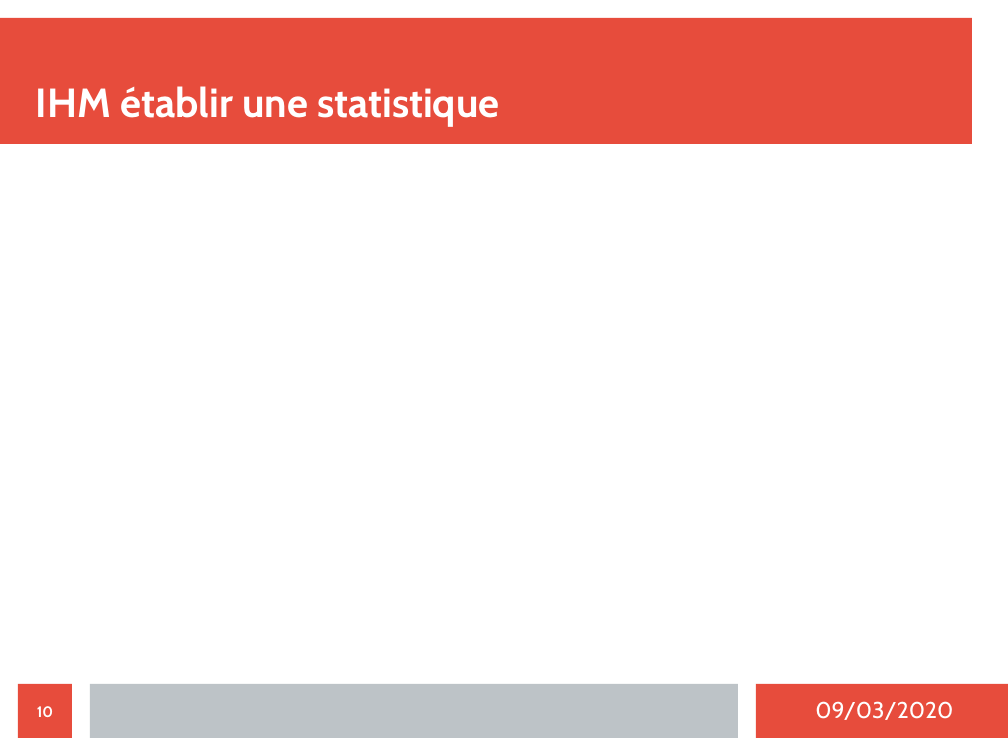
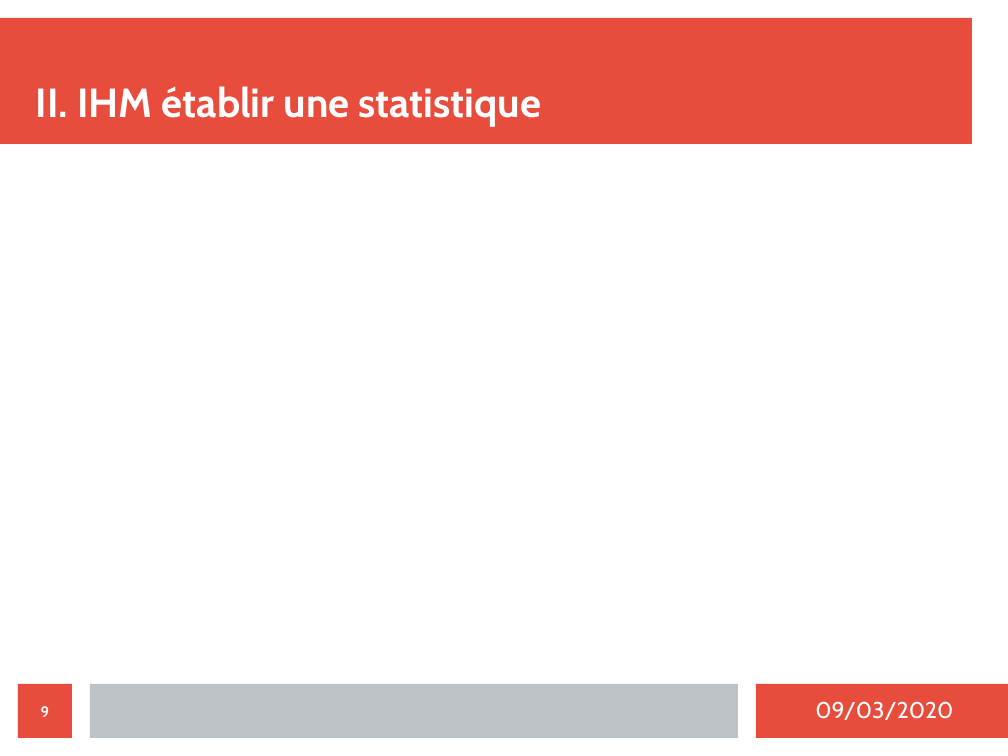
Before and after one commit to MezeretteBrice/Projet_Ronde, a slide deck: slide 9 of SOUTENANCE/Revue2/Revue2_CHEVREL.odp (slide 10 before the commit). Drawn at 1008x756 pixels with LibreOffice and Linux fonts; fonts in the diff are those of the drawing. Boxes give left, top, right and bottom in pixels: in the first picture for what was removed or moved away, otherwise in the second. Text is boxed around its words. In the diff, an @@ line names an element or a change of style, - is before the commit and + after.

```diff
--- a/SOUTENANCE/Revue2/Revue2_CHEVREL.odp
+++ b/SOUTENANCE/Revue2/Revue2_CHEVREL.odp
@@ title at bbox=[36, 86, 541, 127]: text changed @@
-IHM établir une statistique
+II. IHM établir une statistique
@@ page number at bbox=[41, 706, 50, 717]: text changed @@
-10
+9
```
Also in this commit, not shown: 8 other slides changed.
